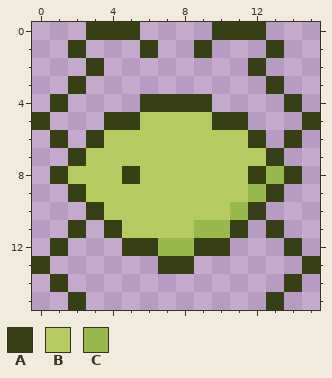
Two states of a pixel-art sprite, assets/sprites/characters/crab/crab_inaction1.png. This is how it looked before the edit.
The file is 16x16 pixels.
Palette (. is transparent): A #374015  B #b6cb62  C #96b84c
Pixels before, first column x 0:
 0 ...AAA....AAA...
 1 ..A...A..A...A..
 2 ...A........A...
 3 ..A..........A..
 4 .A....AAAA....A.
 5 A...AABBBBAA...A
 6 .A.ABBBBBBBBA.A.
 7 ..ABBBBBBBBBBA..
 8 .ABBBABBBBBBACA.
 9 ..ABBBBBBBBBCA..
10 ...ABBBBBBBCA...
11 ..A.ABBBBCCA.A..
12 .A...AACCAA...A.
13 A......AA......A
14 .A............A.
15 ..A..........A..
New version:
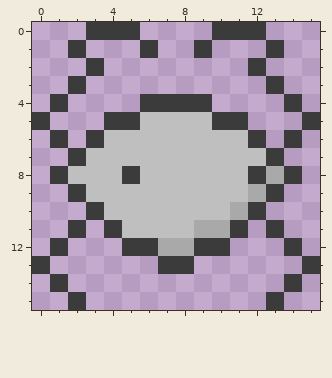
Changes in this commit:
{"colour":"A","old":"#374015","new":"#3b3b3b"}
{"colour":"B","old":"#b6cb62","new":"#bfbfbf"}
{"colour":"C","old":"#96b84c","new":"#a9a9a9"}
